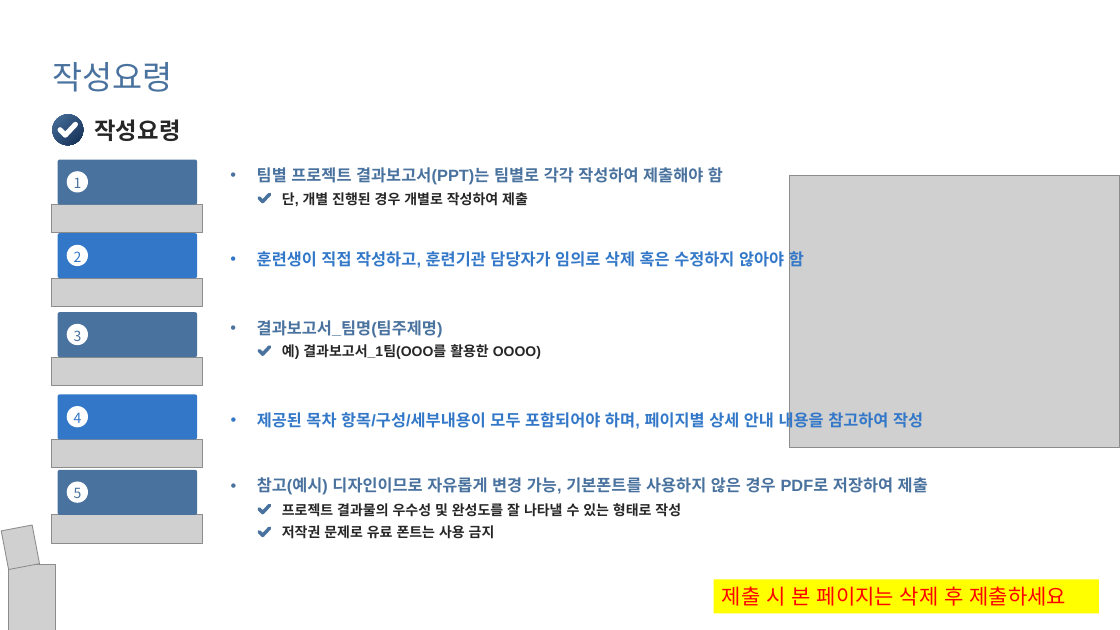
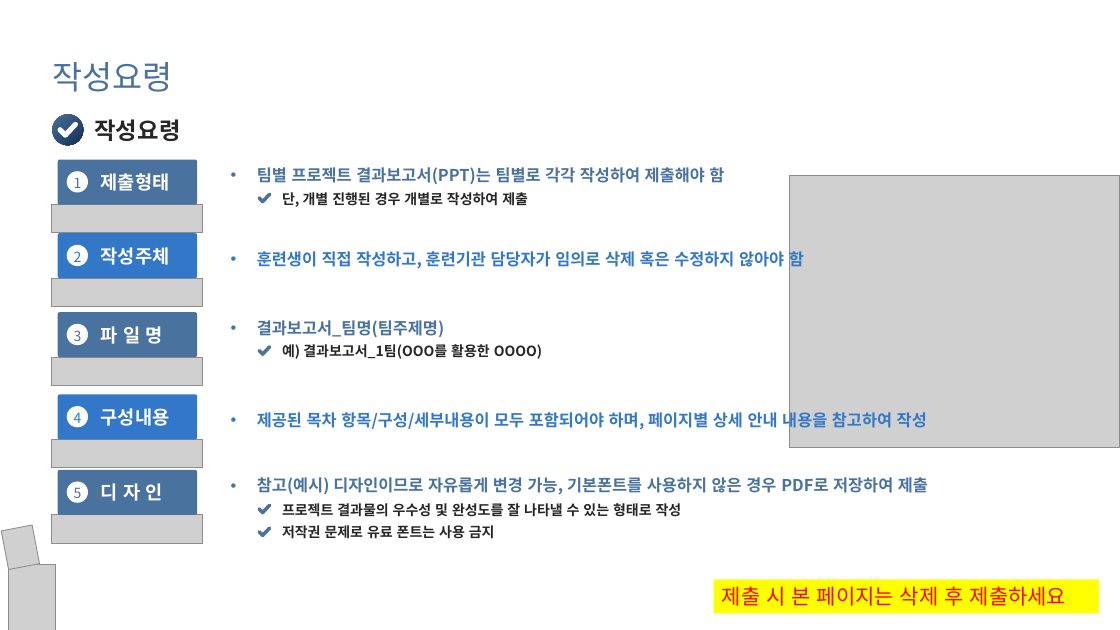
Before and after one commit to Jayk1220/1stTeamProject, a slide deck: slide 2 of etc/노동부별첨2-2] 팀별 프로젝트 결과보고서.pptx. Drawn at 1120x630 pixels with LibreOffice and Linux fonts; fonts in the diff are those of the drawing; grey boxes stand for pictures. Boxes give left, top, right and bottom in pixels: in the first picture for what was removed or moved away, otherwise in the second. Text is boxed around its words. In the diff, an @@ line names an element or a change of style, - is before the commit and + after.

```diff
--- a/etc/노동부별첨2-2] 팀별 프로젝트 결과보고서.pptx
+++ b/etc/노동부별첨2-2] 팀별 프로젝트 결과보고서.pptx
@@ indent changed; less space between paragraphs in 5 elements at bbox=[101, 247, 169, 265], bbox=[101, 173, 169, 191], bbox=[101, 326, 163, 344], bbox=[101, 408, 169, 426], bbox=[101, 483, 163, 501] @@
@@ font Arial to Noto Sans CJK KR; less space between paragraphs in 7 elements at bbox=[257, 167, 724, 184], bbox=[282, 192, 528, 207], bbox=[257, 320, 444, 337], bbox=[282, 344, 542, 359], bbox=[257, 410, 927, 432], bbox=[257, 477, 928, 495], bbox=[282, 525, 495, 539] @@
```
Also in this commit, not shown: 13 other slides changed, 13 other files.
